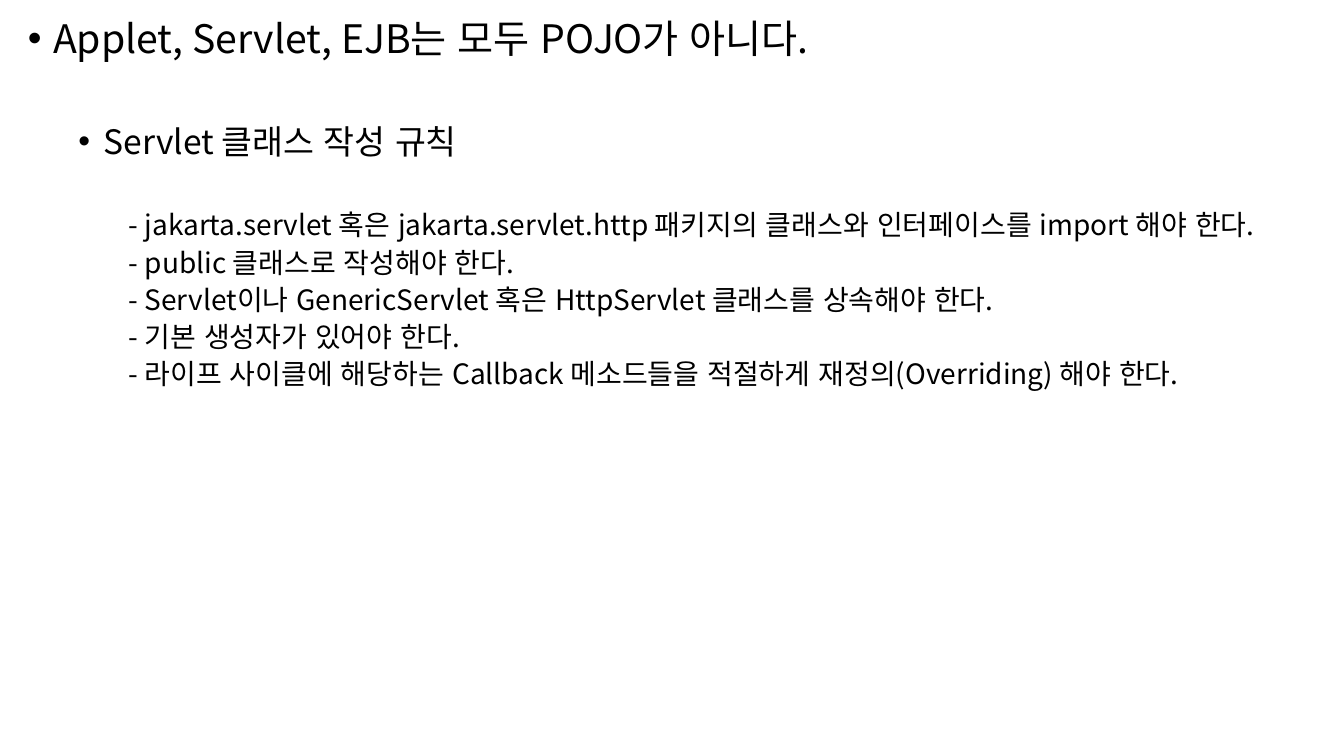
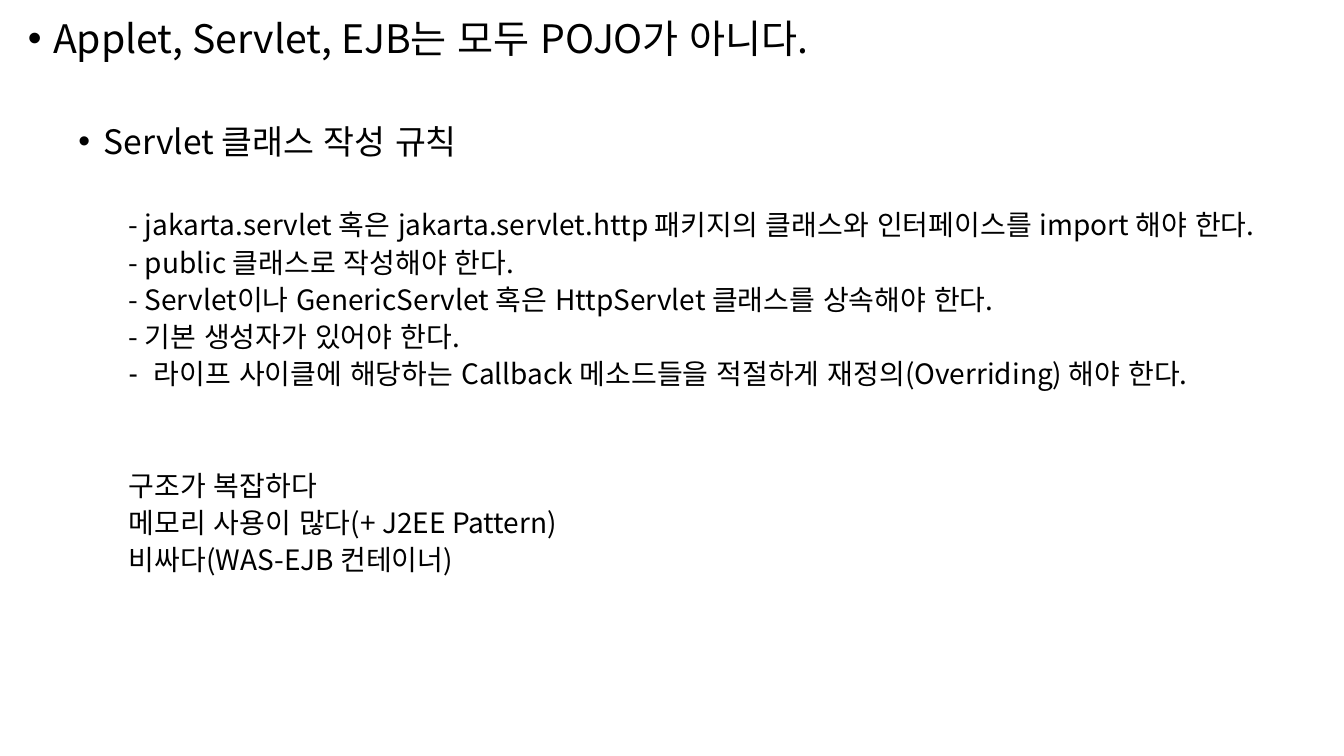
Before and after one commit to higun295/SpringBasic, a slide deck: slide 8 of notes/IoC.pptx. Drawn at 1344x756 pixels with LibreOffice and Linux fonts; fonts in the diff are those of the drawing. Boxes give left, top, right and bottom in pixels: in the first picture for what was removed or moved away, otherwise in the second. Text is boxed around its words. In the diff, an @@ line names an element or a change of style, - is before the commit and + after.

```diff
--- a/notes/IoC.pptx
+++ b/notes/IoC.pptx
@@ text at <box>129,360,1188,576</box>: text changed @@
-    - 라이프 사이클에 해당하는 Callback 메소드들을 적절하게 재정의(Overriding) 해야 한다.
+    – 라이프 사이클에 해당하는 Callback 메소드들을 적절하게 재정의(Overriding) 해야 한다.
+    구조가 복잡하다
+    메모리 사용이 많다(+ J2EE Pattern)
+    비싸다(WAS-EJB 컨테이너)
```
Also in this commit, not shown: 13 other files.
